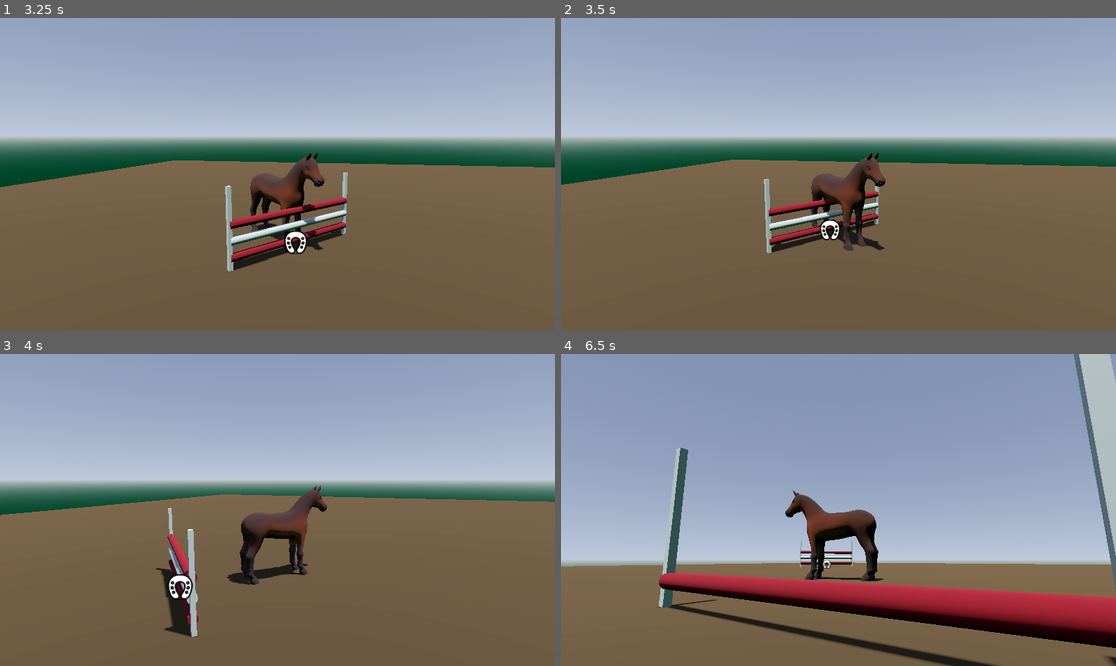
Above: before the commit, frames 1-4 (two rows, left to right).
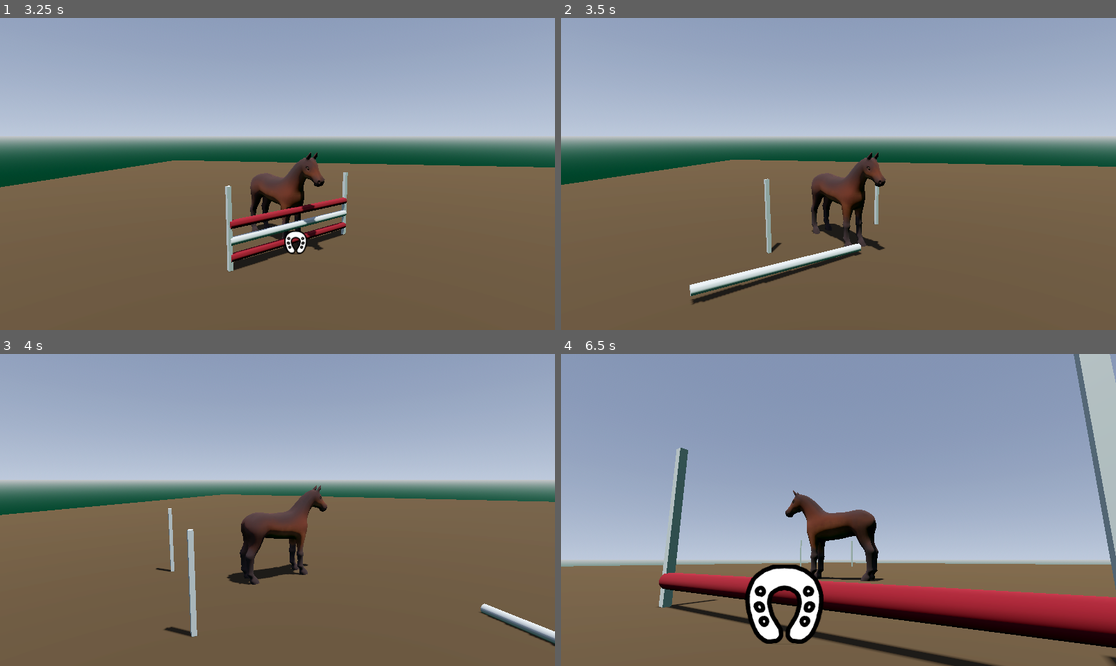
Above: after the commit, the same moments.

Repository: annasohva/PonyJump
Game: Godot game, scene res://game/main.tscn
Two runs of this game, one before a commit and one after it. Both use one fixed random seed, a clock stepped at 60 frames per second and the inputs below.
Inputs (mouse positions are in pixels of both pictures, inside the frame that each line leads up to):
- Up to frame 1 (3.25 s): tap Enter at 0.5 s; move the mouse to (305, 174) at 0.52 s; hold W (forward) from 0.53 s (still down); tap Space (jump) at 0.77, 1.52, 3.02 s; move the mouse to (249, 174) at 1.27 s; move the mouse to (288, 167) at 2.02 s; move the mouse to (271, 180) at 2.77 s
- Up to frame 2 (3.5 s): keep holding W (forward)
- Up to frame 3 (4 s): keep holding W (forward); move the mouse to (316, 513) at 3.52 s; tap Space (jump) at 3.77 s
- Up to frame 4 (6.5 s): move the mouse to (794, 506) at 4.27 s; tap Space (jump) at 4.52, 6.02 s; move the mouse to (844, 510) at 5.02 s; move the mouse to (816, 503) at 5.77 s; release W (forward) at 5.78 s; hold D (right) from 5.78 s (still down)

Frame 1 is identical in both runs. In frame 2, 2.8% of the frame differs, in the area x 23-58%, y 55-92%; in frame 3, 1.6%; in frame 4, 2.7%.

Commit message:
Added crashing into obstacles

Diff:
--- a/actors/obstacle/obstacle.gd
+++ b/actors/obstacle/obstacle.gd
@@ -44,6 +44,10 @@
 				indicator.modulate = Color.BLUE
 			IndicatorPosition.TooHigh:
 				indicator.modulate = Color.SLATE_GRAY
+
+var is_active: bool:
+	get:
+		return indicator.visible
 
 const INDICATOR_OFFSET: float = 0.2
 const PERFECT_RANGE: float = 0.3
@@ -106,3 +110,14 @@
 func _on_jumping_area_body_exited(body: Node3D) -> void:
 	if body is Horse:
 		EventSystem.OBS_jumping_area_exited.emit()
+
+
+func _on_obstacle_area_body_entered(body: Node3D) -> void:
+	if body is Horse and is_active:
+		set_activate(false)
+
+		for pole in poles:
+			if pole.visible:
+				pole.crash(-body.transform.basis.z)
+
+		EventSystem.OBS_crash.emit()
--- a/actors/obstacle/obstacle.tscn
+++ b/actors/obstacle/obstacle.tscn
@@ -170,7 +170,6 @@
 
 [node name="ObstacleArea" type="Area3D" parent="."]
 collision_layer = 2
-collision_mask = 0
 
 [node name="CollisionShape3D" type="CollisionShape3D" parent="ObstacleArea"]
 transform = Transform3D(1, 0, 0, 0, 1, 0, 0, 0, 1, 0, 1, 0)
@@ -180,3 +179,4 @@
 [connection signal="body_exited" from="JumpingArea1" to="." method="_on_jumping_area_body_exited"]
 [connection signal="body_entered" from="JumpingArea2" to="." method="_on_jumping_area_2_body_entered"]
 [connection signal="body_exited" from="JumpingArea2" to="." method="_on_jumping_area_body_exited"]
+[connection signal="body_entered" from="ObstacleArea" to="." method="_on_obstacle_area_body_entered"]
--- a/actors/obstacle/pole.gd
+++ b/actors/obstacle/pole.gd
@@ -5,3 +5,8 @@
 func drop(direction: Vector3):
 	freeze = false
 	apply_central_impulse(direction*2)
+
+
+func crash(direction: Vector3):
+	freeze = false
+	apply_central_impulse(direction * transform * 30 + Vector3(randf_range(0,50), randf_range(0,50), randf_range(0,50)))
--- a/game/event_system.gd
+++ b/game/event_system.gd
@@ -7,3 +7,4 @@
 signal OBS_jumping_area_exited
 signal OBS_charge_jump
 signal OBS_jump
+signal OBS_crash
--- a/game/managers/obstacle_course_manager.gd
+++ b/game/managers/obstacle_course_manager.gd
@@ -8,6 +8,7 @@
 func _ready() -> void:
 	EventSystem.OBS_charge_jump.connect(charge_jump)
 	EventSystem.OBS_jump.connect(handle_jump)
+	EventSystem.OBS_crash.connect(handle_crash)
 	obstacles[current_obstacle].set_activate(true)
 
 
@@ -22,6 +23,10 @@
 	activate_next_obstacle()
 
 
+func handle_crash():
+	activate_next_obstacle()
+
+
 func activate_next_obstacle() -> void:
 	current_obstacle += 1
 	if current_obstacle >= obstacles.size(): current_obstacle = 0
